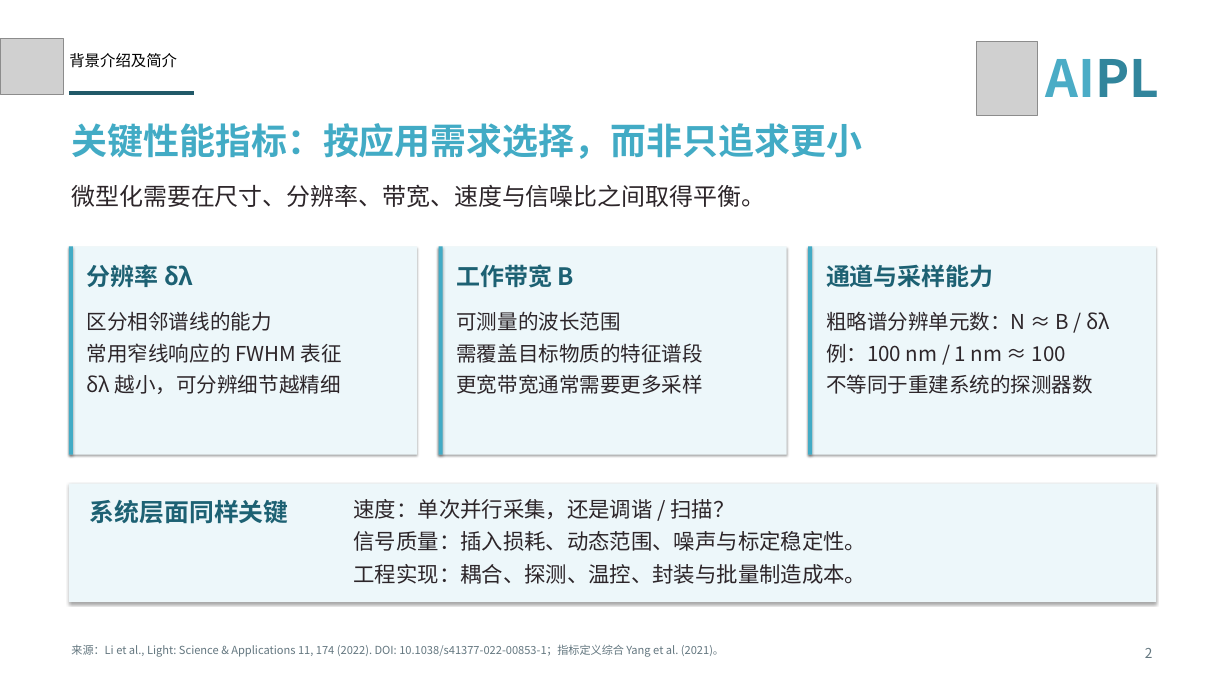
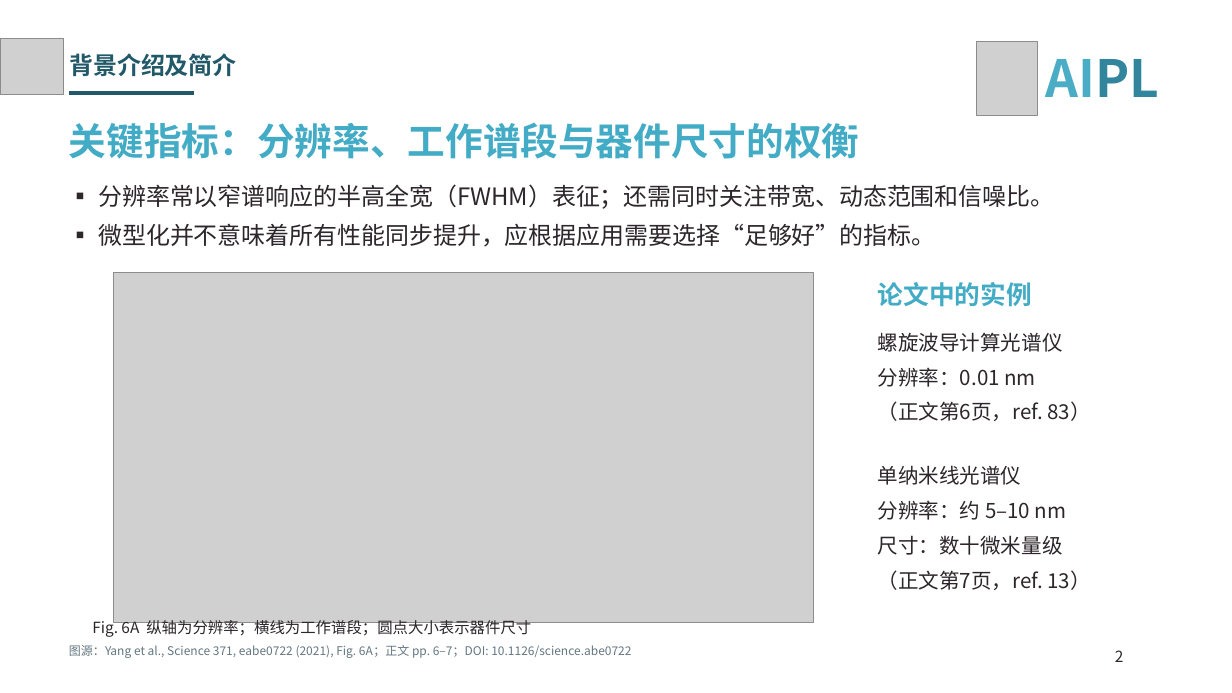
Before and after one commit to AnitaYeh/test1, a slide deck: slide 2 of output/spectrometer_4slides.pptx. Drawn at 1232x693 pixels with LibreOffice and Linux fonts; fonts in the diff are those of the drawing; grey boxes stand for pictures. Boxes give left, top, right and bottom in pixels: in the first picture for what was removed or moved away, otherwise in the second. Text is boxed around its words. In the diff, an @@ line names an element or a change of style, - is before the commit and + after.

Commit message:
Revise slides to match template using Yang 2021 figures and data

```diff
--- a/output/spectrometer_4slides.pptx
+++ b/output/spectrometer_4slides.pptx
@@ text "背景介绍及简介" at [69, 53, 236, 76]: size 18 to 28 pt, font Calibri to Noto Sans CJK SC, text colour #000000 to #215968, bold on; line spacing 1 to 33.6pt @@
@@ text at [69, 123, 859, 159]: text changed; size 42 to 44 pt @@
-关键性能指标：按应用需求选择，而非只追求更小
+关键指标：分辨率、工作谱段与器件尺寸的权衡
@@ text at [98, 184, 1054, 247]: text changed @@
-微型化需要在尺寸、分辨率、带宽、速度与信噪比之间取得平衡。
+▪ 分辨率常以窄谱响应的半高全宽（FWHM）表征；还需同时关注带宽、动态范围和信噪比。
+▪ 微型化并不意味着所有性能同步提升，应根据应用需要选择“足够好”的指标。
@@ rectangle removed at [69, 246, 417, 455] @@
@@ rectangle removed at [69, 246, 73, 455] @@
@@ rectangle removed at [439, 246, 787, 455] @@
@@ rectangle removed at [439, 246, 443, 455] @@
@@ text removed at [456, 264, 574, 288] @@
-工作带宽 B
@@ rectangle removed at [808, 246, 1156, 455] @@
@@ rectangle removed at [808, 246, 813, 455] @@
@@ text removed at [826, 264, 993, 287] @@
-通道与采样能力
@@ picture added at [113, 272, 813, 622] @@
@@ text added at [878, 282, 1032, 307], 30 pt, text #42ABC5, bold @@
+论文中的实例
@@ text removed at [87, 311, 342, 394] @@
-区分相邻谱线的能力
-常用窄线响应的 FWHM 表征
-δλ 越小，可分辨细节越精细
@@ text removed at [456, 311, 702, 394] @@
-可测量的波长范围
-需覆盖目标物质的特征谱段
-更宽带宽通常需要更多采样
@@ text removed at [826, 311, 1109, 394] @@
-粗略谱分辨单元数：N ≈ B / δλ
-例：100 nm / 1 nm ≈ 100
-不等同于重建系统的探测器数
@@ text at [878, 332, 1090, 590]: text changed; size 28 to 24 pt; text colour #1D6173 to #2D262A; bold off @@
-分辨率 δλ
+螺旋波导计算光谱仪
+分辨率：0.01 nm
+（正文第6页，ref. 83）
+单纳米线光谱仪
+分辨率：约 5–10 nm
+尺寸：数十微米量级
+（正文第7页，ref. 13）
@@ rectangle removed at [69, 484, 1156, 602] @@
@@ text removed at [90, 500, 289, 524] @@
-系统层面同样关键
@@ text removed at [354, 499, 867, 584] @@
-速度：单次并行采集，还是调谐 / 扫描？
-信号质量：插入损耗、动态范围、噪声与标定稳定性。
-工程实现：耦合、探测、温控、封装与批量制造成本。
@@ text added at [92, 617, 531, 637], 18 pt, text #2D262A @@
+Fig. 6A 纵轴为分辨率；横线为工作谱段；圆点大小表示器件尺寸
@@ text at [69, 645, 631, 658]: text changed; size 13 to 14 pt @@
-来源：Li et al., Light: Science & Applications 11, 174 (2022). DOI: 10.1038/s41377-022-00853-1；指标定义综合 Yang et al. (2021)。
+图源：Yang et al., Science 371, eabe0722 (2021), Fig. 6A；正文 pp. 6–7；DOI: 10.1126/science.abe0722
@@ text "2" at [1115, 650, 1124, 662]: size 16 to 18 pt, text colour #647780 to #2D262A; alignment right to left; more space between paragraphs @@
```
Also in this commit, not shown: 3 other slides changed.
